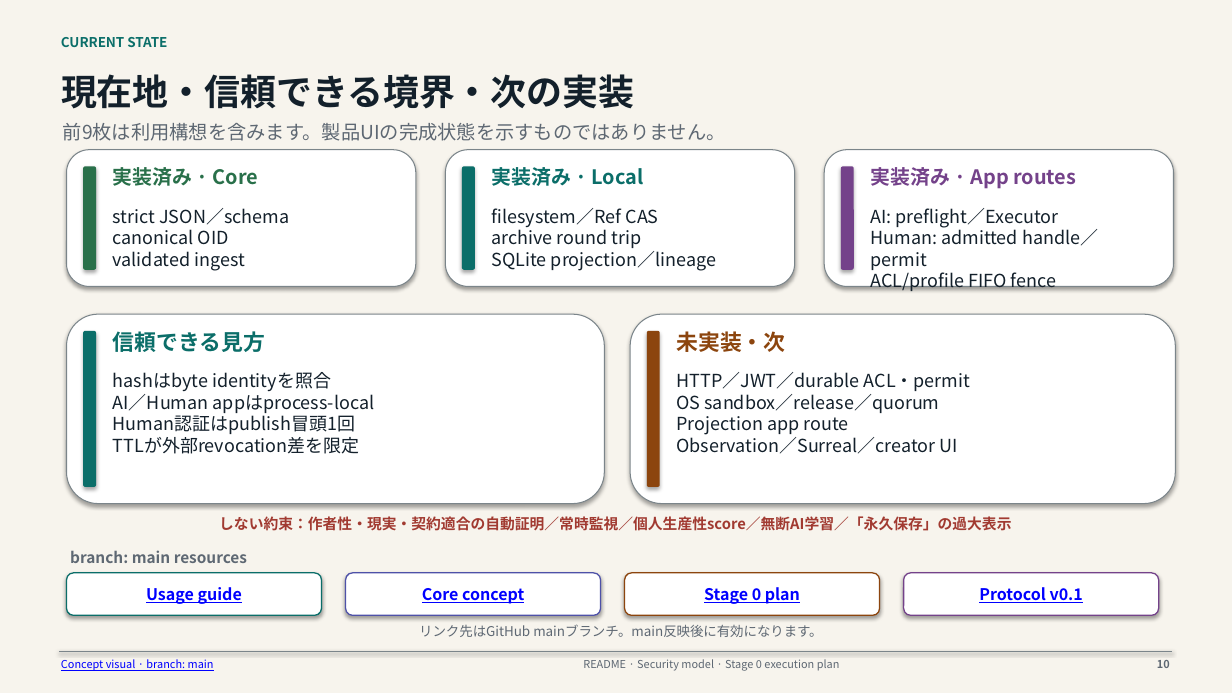
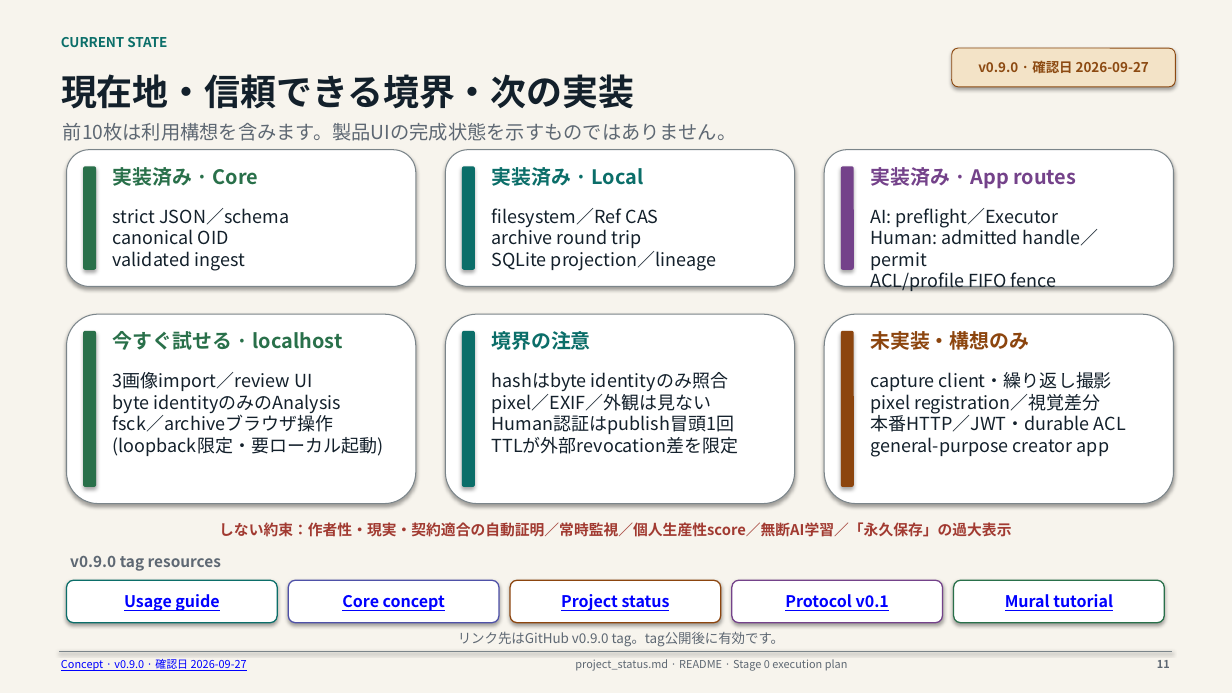
Before and after one commit to howlrs/synapsegit, a slide deck: slide 11 of docs/presentations/synapsegit_user_scenarios_ja.pptx (slide 10 before the commit). Drawn at 1232x693 pixels with LibreOffice and Linux fonts; fonts in the diff are those of the drawing. Boxes give left, top, right and bottom in pixels: in the first picture for what was removed or moved away, otherwise in the second. Text is boxed around its words. In the diff, an @@ line names an element or a change of style, - is before the commit and + after.

```diff
--- a/docs/presentations/synapsegit_user_scenarios_ja.pptx
+++ b/docs/presentations/synapsegit_user_scenarios_ja.pptx
@@ rounded rectangle added at (x1=952, y1=48, x2=1176, y2=87), fill #F3E3C7, outline #8C4A12 0.7 pt, 10.5 pt, text #8C4A12, bold @@
+v0.9.0 · 確認日 2026-09-27
@@ text at (x1=63, y1=123, x2=737, y2=141): text changed @@
-前9枚は利用構想を含みます。製品UIの完成状態を示すものではありません。
+前10枚は利用構想を含みます。製品UIの完成状態を示すものではありません。
@@ rounded rectangle resized from (x1=67, y1=314, x2=604, y2=504) to (x1=67, y1=314, x2=416, y2=504) @@
@@ rounded rectangle added at (x1=445, y1=314, x2=795, y2=504), fill #FFFFFF, outline #7B858A 0.8 pt @@
@@ rounded rectangle resized from (x1=630, y1=314, x2=1176, y2=504) to (x1=824, y1=314, x2=1174, y2=504) @@
@@ rounded rectangle at (x1=83, y1=331, x2=96, y2=487): fill #0B6E69 to #29704A @@
@@ text removed at (x1=113, y1=331, x2=266, y2=352) @@
-信頼できる見方
@@ text added at (x1=113, y1=331, x2=343, y2=350), 15.5 pt, text #29704A, bold @@
+今すぐ試せる · localhost
@@ rounded rectangle added at (x1=462, y1=331, x2=475, y2=487), fill #0B6E69 @@
@@ text added at (x1=492, y1=331, x2=591, y2=350), 15.5 pt, text #0B6E69, bold @@
+境界の注意
@@ rounded rectangle moved from (x1=647, y1=331, x2=660, y2=487) to (x1=841, y1=331, x2=854, y2=487) @@
@@ text at (x1=870, y1=331, x2=1029, y2=350): text changed; size 17 to 15.5 pt @@
-未実装・次
+未実装・構想のみ
@@ text removed at (x1=113, y1=372, x2=375, y2=454) @@
-hashはbyte identityを照合
-AI／Human appはprocess-local
-Human認証はpublish冒頭1回
-TTLが外部revocation差を限定
@@ text added at (x1=113, y1=372, x2=384, y2=456), 14 pt, text #13202B @@
+3画像import／review UI
+byte identityのみのAnalysis
+fsck／archiveブラウザ操作
+(loopback限定・要ローカル起動)
@@ text added at (x1=492, y1=372, x2=739, y2=454), 14 pt, text #13202B @@
+hashはbyte identityのみ照合
+pixel／EXIF／外観は見ない
+Human認証はpublish冒頭1回
+TTLが外部revocation差を限定
@@ text removed at (x1=676, y1=372, x2=971, y2=454) @@
-HTTP／JWT／durable ACL・permit
-OS sandbox／release／quorum
-Projection app route
-Observation／Surreal／creator UI
@@ text added at (x1=870, y1=372, x2=1126, y2=457), 14 pt, text #13202B @@
+capture client・繰り返し撮影
+pixel registration／視覚差分
+本番HTTP／JWT・durable ACL
+general-purpose creator app
@@ text "しない約束：作者性・現実・契約適合の自動証明／常時監視／個人生産性score／無断AI学習／「永久保存」の過大表示" moved from (x1=219, y1=516, x2=1011, y2=531) to (x1=219, y1=522, x2=1011, y2=537) @@
@@ text removed at (x1=70, y1=550, x2=247, y2=563) @@
-branch: main resources
@@ text added at (x1=70, y1=556, x2=221, y2=571), 12 pt, text #5E6873, bold @@
+v0.9.0 tag resources
@@ rounded rectangle "Usage guide" resized from (x1=67, y1=573, x2=322, y2=616) to (x1=67, y1=580, x2=277, y2=623) @@
@@ rounded rectangle "Core concept" resized from (x1=346, y1=573, x2=601, y2=616) to (x1=288, y1=580, x2=499, y2=623) @@
@@ rounded rectangle added at (x1=510, y1=580, x2=721, y2=623), fill #FFFFFF, outline #8C450E 1 pt, 12.5 pt, text #0000FF, bold, underline @@
+Project status
@@ rounded rectangle removed at (x1=625, y1=573, x2=880, y2=616) @@
-Stage 0 plan
@@ rounded rectangle "Protocol v0.1" resized from (x1=904, y1=573, x2=1159, y2=616) to (x1=732, y1=580, x2=943, y2=623) @@
@@ rounded rectangle added at (x1=954, y1=580, x2=1165, y2=623), fill #FFFFFF, outline #29704A 1 pt, 12.5 pt, text #0000FF, bold, underline @@
+Mural tutorial
@@ text at (x1=61, y1=659, x2=247, y2=671): text changed @@
-Concept visual · branch: main
+Concept · v0.9.0 · 確認日 2026-09-27
@@ text at (x1=458, y1=631, x2=784, y2=647): text changed @@
-リンク先はGitHub mainブランチ。main反映後に有効になります。
+リンク先はGitHub v0.9.0 tag。tag公開後に有効です。
@@ text at (x1=575, y1=659, x2=848, y2=671): text changed @@
-README · Security model · Stage 0 execution plan
+project_status.md · README · Stage 0 execution plan
@@ text at (x1=1157, y1=660, x2=1170, y2=668): text changed @@
-10
+11
```
Also in this commit, not shown: 9 other slides changed, 1 slide added, 3 other files.
